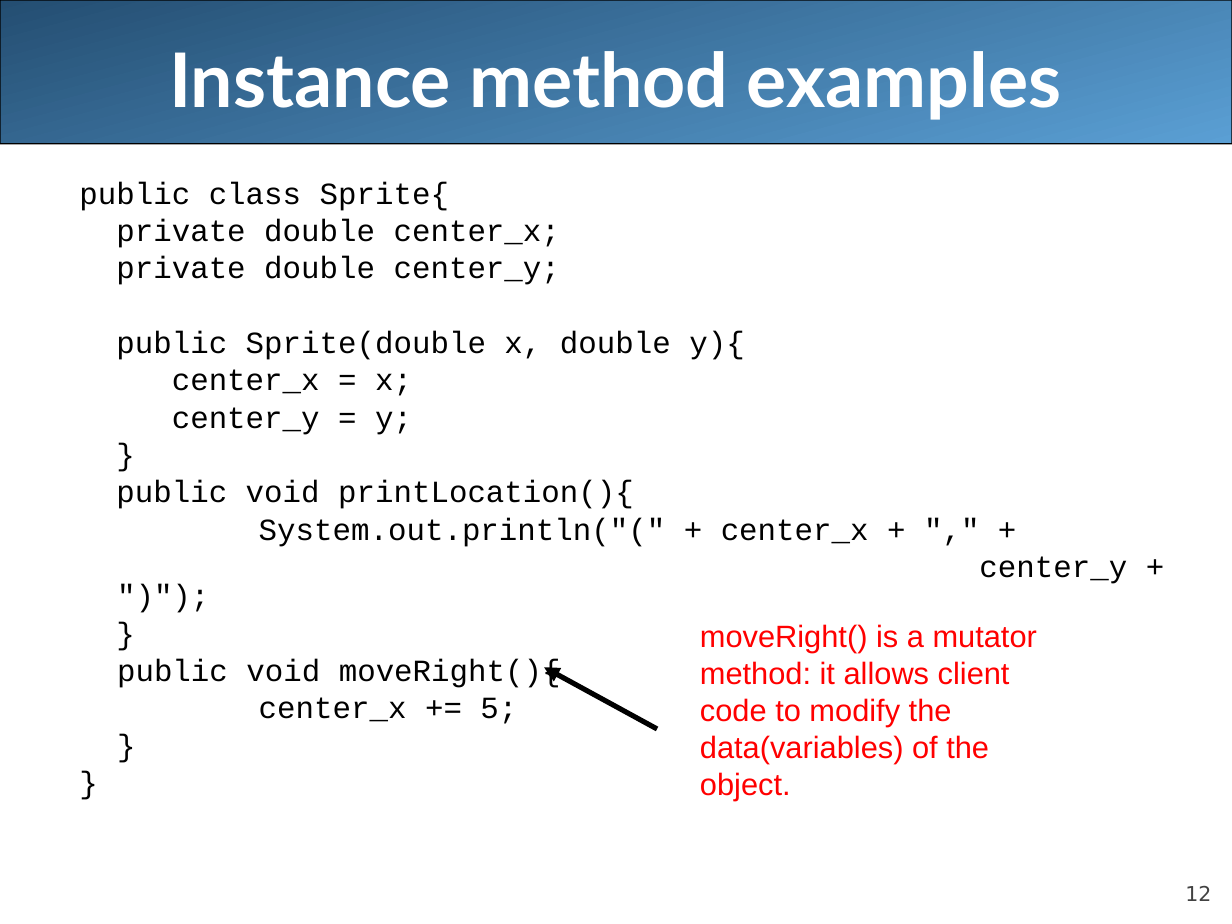
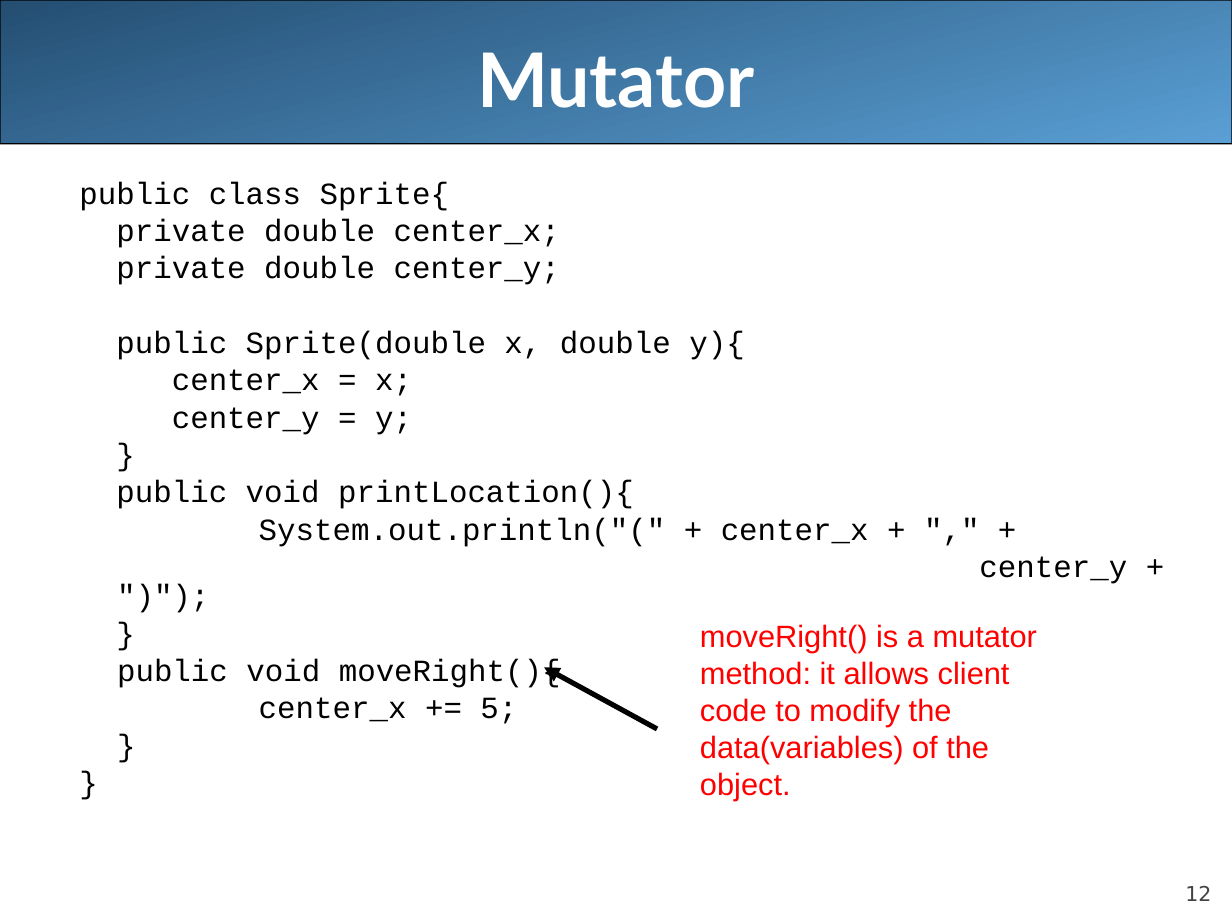
Before and after one commit to LongBaoNguyen/longbaonguyen.github.io, a slide deck: slide 12 of courses/apcsa/lecture13.ppt. Drawn at 1232x924 pixels with LibreOffice and Linux fonts; fonts in the diff are those of the drawing. Boxes give left, top, right and bottom in pixels: in the first picture for what was removed or moved away, otherwise in the second. Text is boxed around its words. In the diff, an @@ line names an element or a change of style, - is before the commit and + after.

```diff
--- a/courses/apcsa/lecture13.ppt
+++ b/courses/apcsa/lecture13.ppt
@@ title at <box>477,52,755,108</box>: text changed @@
-Instance method examples
+Mutator
```
Also in this commit, not shown: 12 other slides changed, 1 other file.
